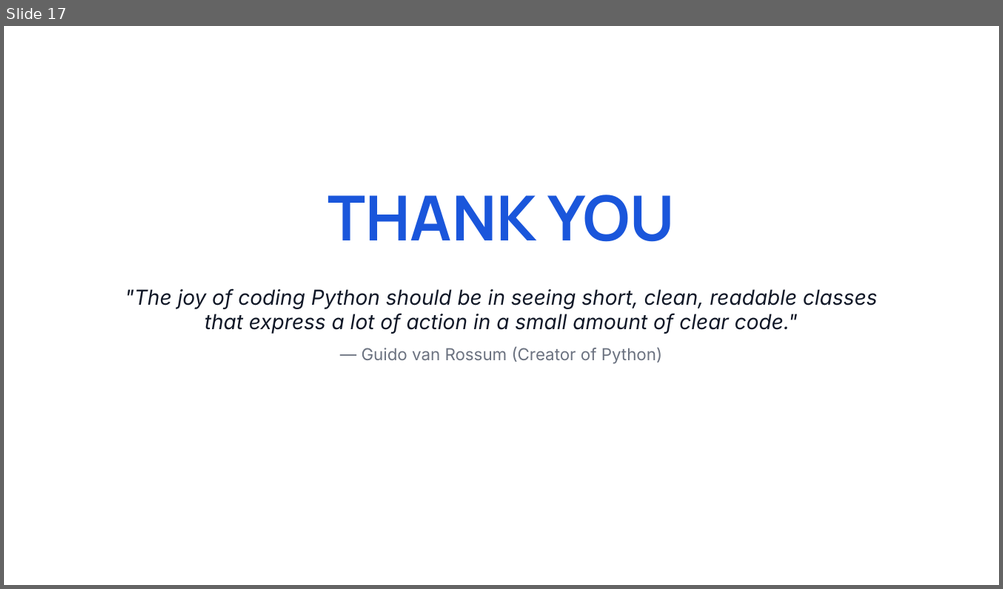
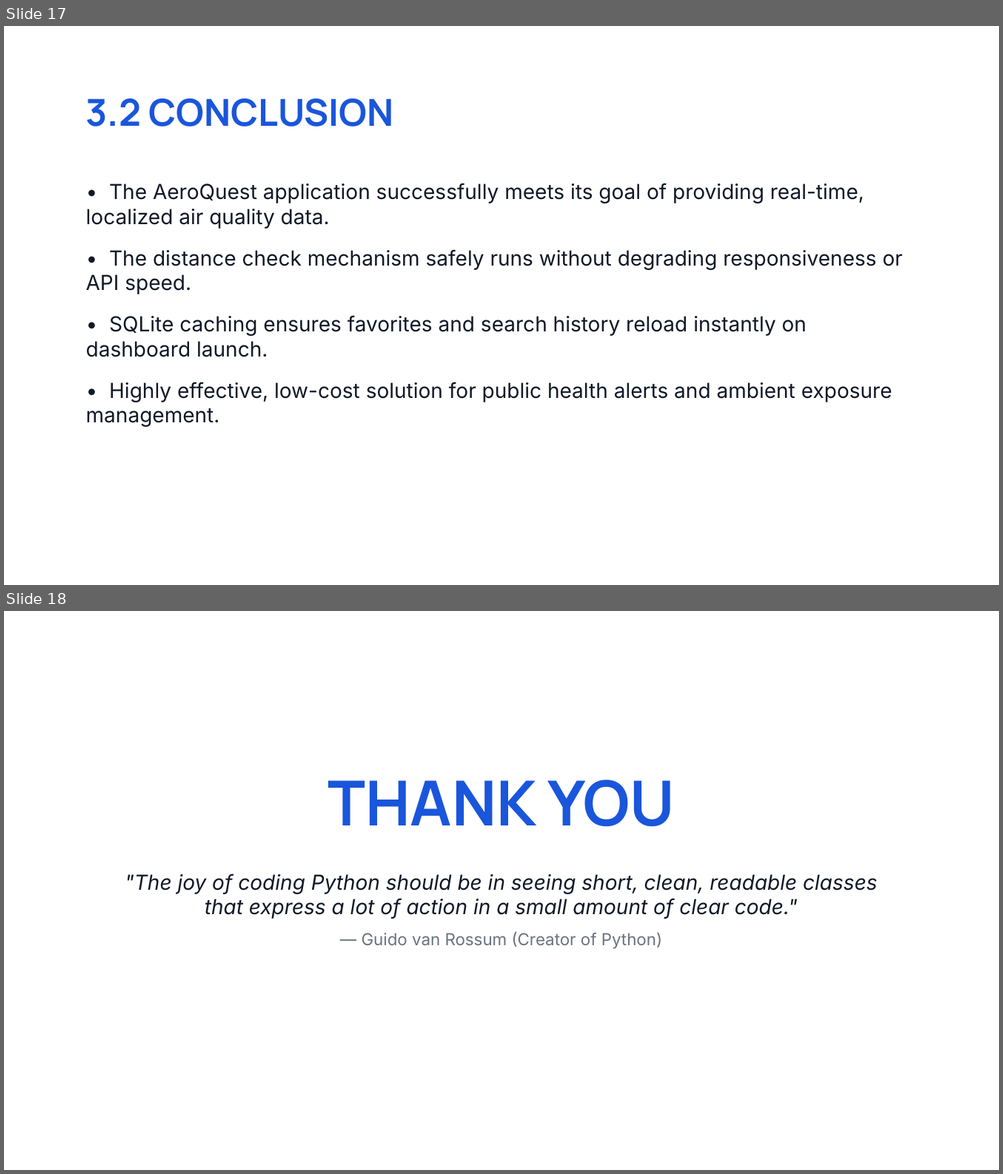
Before and after one commit to Shivaraj519/AeroQuest, a slide deck: AeroQuest_Presentation_Final.pptx. Shown one above the other, each under a label of ours: slide 17 before the commit, slides 17 and 18 after it. The pictures are 1003x589 and 1003x1174 pixels, drawn with LibreOffice and Linux fonts; fonts in the diff are those of the drawing. Boxes give left, top, right and bottom in pixels: in the first picture for what was removed or moved away, otherwise in the second. Text is boxed around its words. In the diff, an @@ line names an element or a change of style, - is before the commit and + after.

Commit message:
Configure AeroQuest PowerPoint presentation to match the layout of Medicine Reminder System

```diff
--- a/AeroQuest_Presentation_Final.pptx
+++ b/AeroQuest_Presentation_Final.pptx
@@ slide 17 added at [4,26,999,585], background #FFFFFF @@
@@ text added at [86,99,393,127], 36 pt, text #1A56DB, bold @@
+3.2 CONCLUSION
@@ text added at [86,183,902,427], 20 pt, text #111827 @@
+• The AeroQuest application successfully meets its goal of providing real-time, localized air quality data.
+• The distance check mechanism safely runs without degrading responsiveness or API speed.
+• SQLite caching ensures favorites and search history reload instantly on dashboard launch.
+• Highly effective, low-cost solution for public health alerts and ambient exposure management.
@@ what was slide 17 is now slide 18 @@
```
Also in this commit, not shown: 5 slides changed, 11 other slides added, 11 slides removed, 1 other file.
